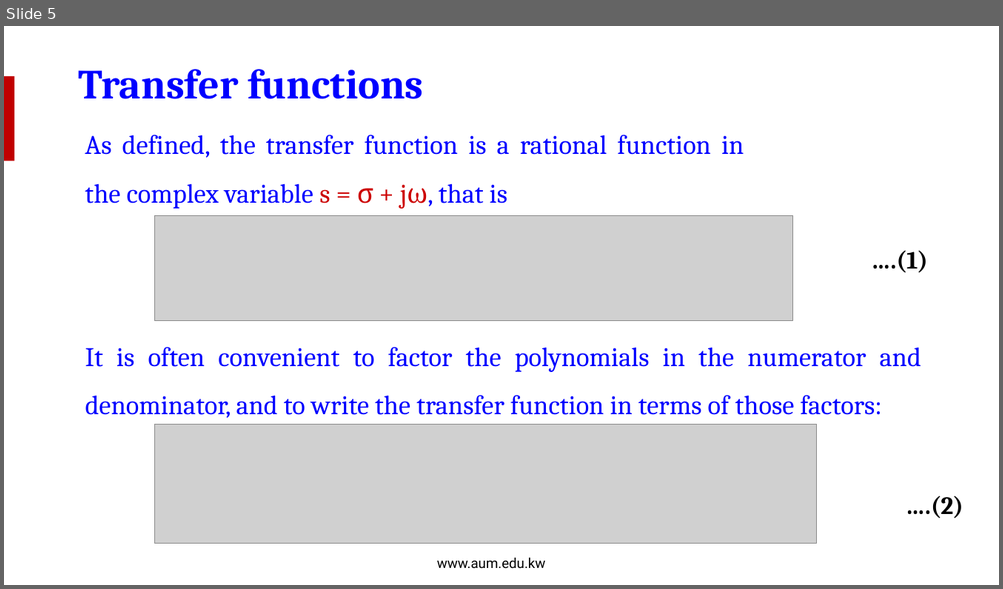
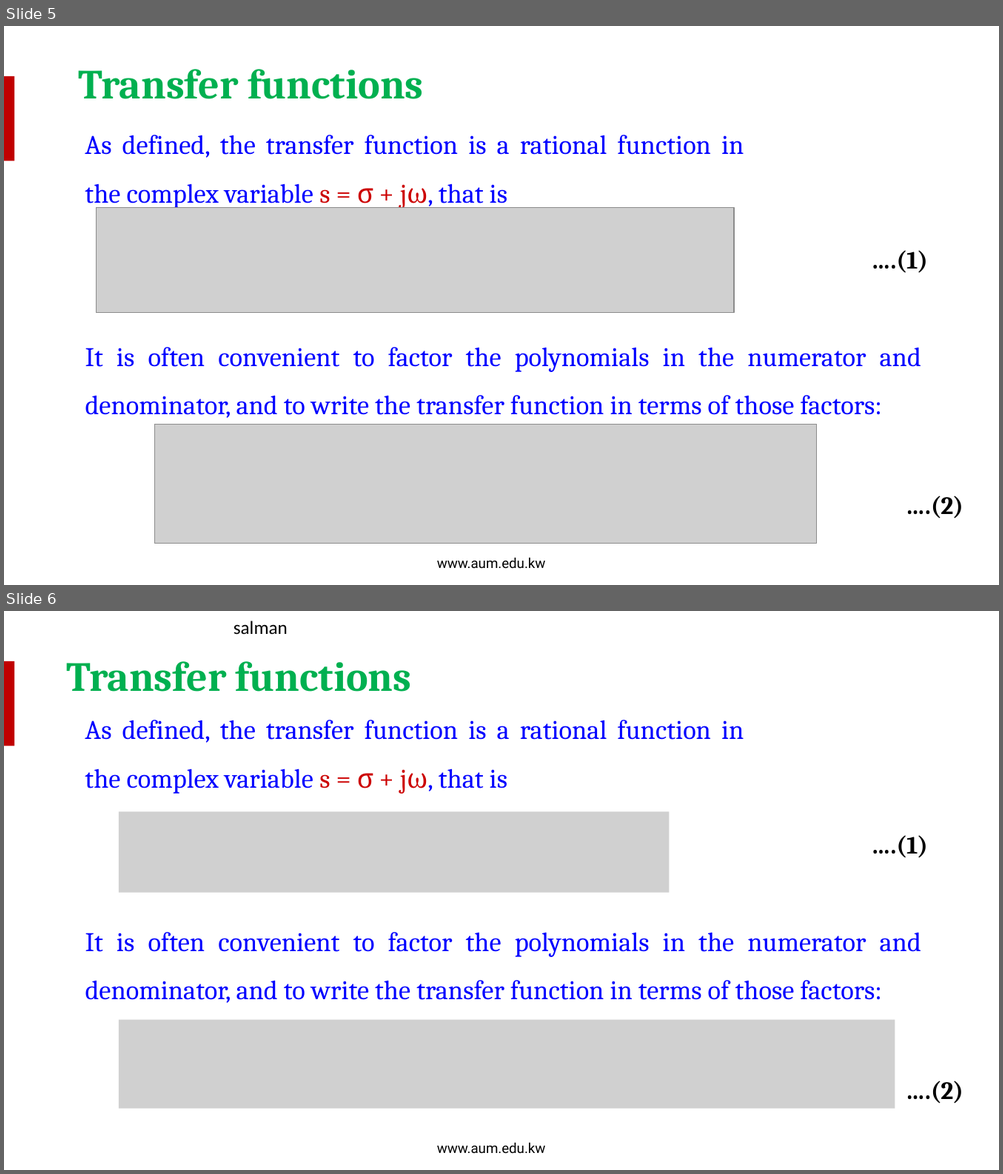
Before and after one commit to salmanrazzaq1993/AUM-WORK, a slide deck: PP WORK/Instructor Version/Week 9/Week 9 Lecture 2 - Poles and Zeros.pptx. Shown one above the other, each under a label of ours: slide 5 before the commit, slides 5 and 6 after it. The pictures are 1003x589 and 1003x1174 pixels, drawn with LibreOffice and Linux fonts; fonts in the diff are those of the drawing; grey boxes stand for pictures; background and template pictures are left out. Boxes give left, top, right and bottom in pixels: in the first picture for what was removed or moved away, otherwise in the second. Text is boxed around its words. In the diff, an @@ line names an element or a change of style, - is before the commit and + after.

```diff
--- a/PP WORK/Instructor Version/Week 9/Week 9 Lecture 2 - Poles and Zeros.pptx
+++ b/PP WORK/Instructor Version/Week 9/Week 9 Lecture 2 - Poles and Zeros.pptx
@@ slide 6 added at (4, 611, 999, 1170), background picture (left out); not listed: 2 template elements that a slide beside it also shows @@
@@ text added at (233, 621, 287, 635), 18 pt, text #000000 @@
+salman
@@ text added at (66, 661, 412, 692), 40 pt, text #00B050, bold @@
+Transfer functions
@@ text added at (85, 720, 743, 794), 26 pt, text #0000FF @@
+As defined, the transfer function is a rational function in the complex variable s = σ + jω, that is
@@ picture added at (119, 812, 669, 892) @@
@@ text added at (871, 835, 928, 858), 24 pt, text #000000, bold @@
+….(1)
@@ text added at (85, 932, 921, 1003), 26 pt, text #0000FF @@
+It is often convenient to factor the polynomials in the numerator and denominator, and to write the transfer function in terms of those factors:
@@ picture added at (119, 1020, 895, 1109) @@
@@ text added at (905, 1081, 963, 1104), 24 pt, text #000000, bold @@
+….(2)
@@ slide 5 changed as well @@
@@ text "Transfer functions" at (79, 69, 424, 99): text colour #0000FF to #00B050 @@
@@ rectangle "As defined, the transfer function ...": place and size @@
-rectangle "As defined, the transfer function ..." at (85, 135, 743, 209)
+rectangle "As defined, the transfer function ..." at (78, 108, 752, 207)
@@ picture: place and size @@
-picture at (155, 215, 793, 321)
+picture at (96, 207, 734, 312)
```
Also in this commit, not shown: 15 other slides changed, 4 other slides added.
